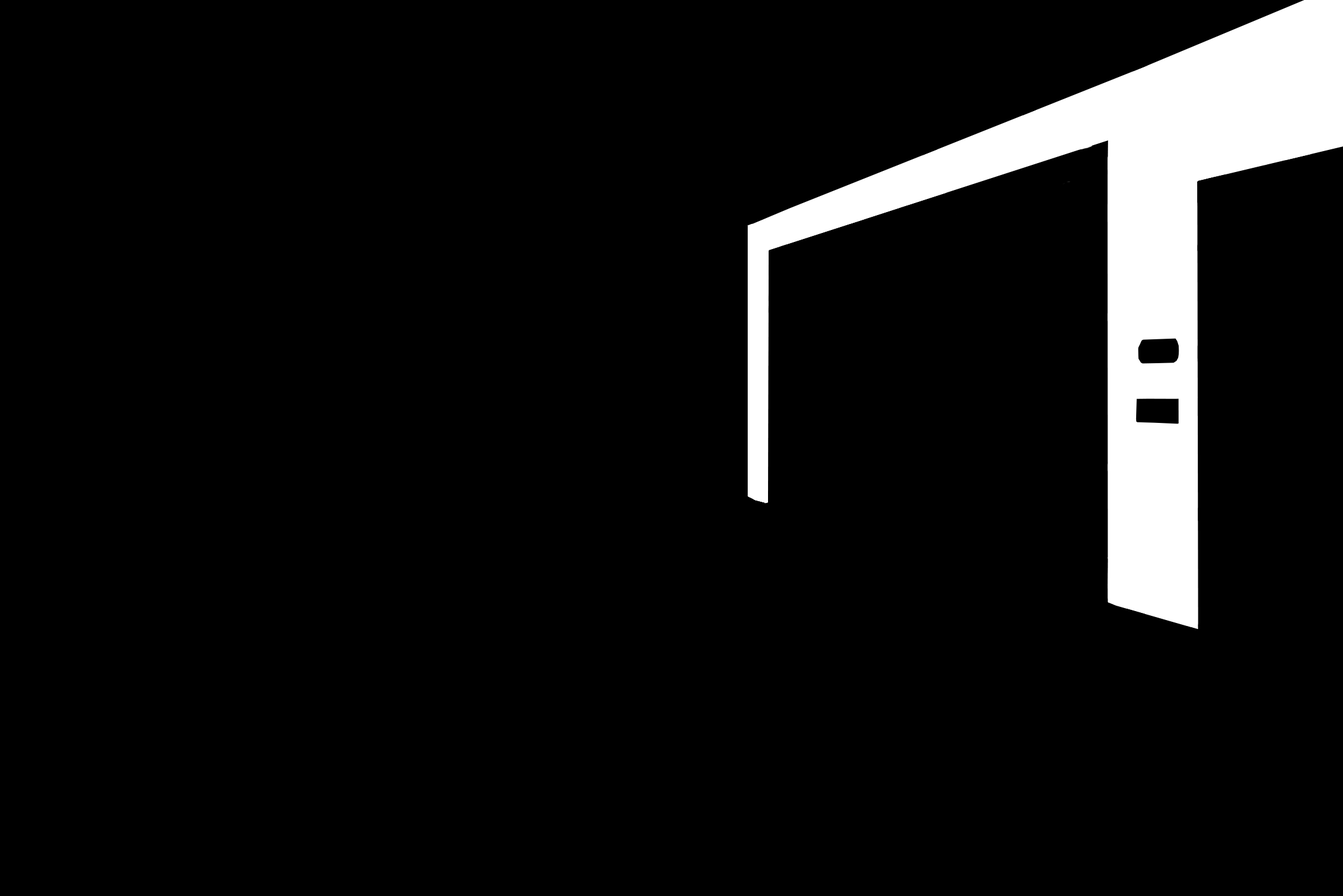
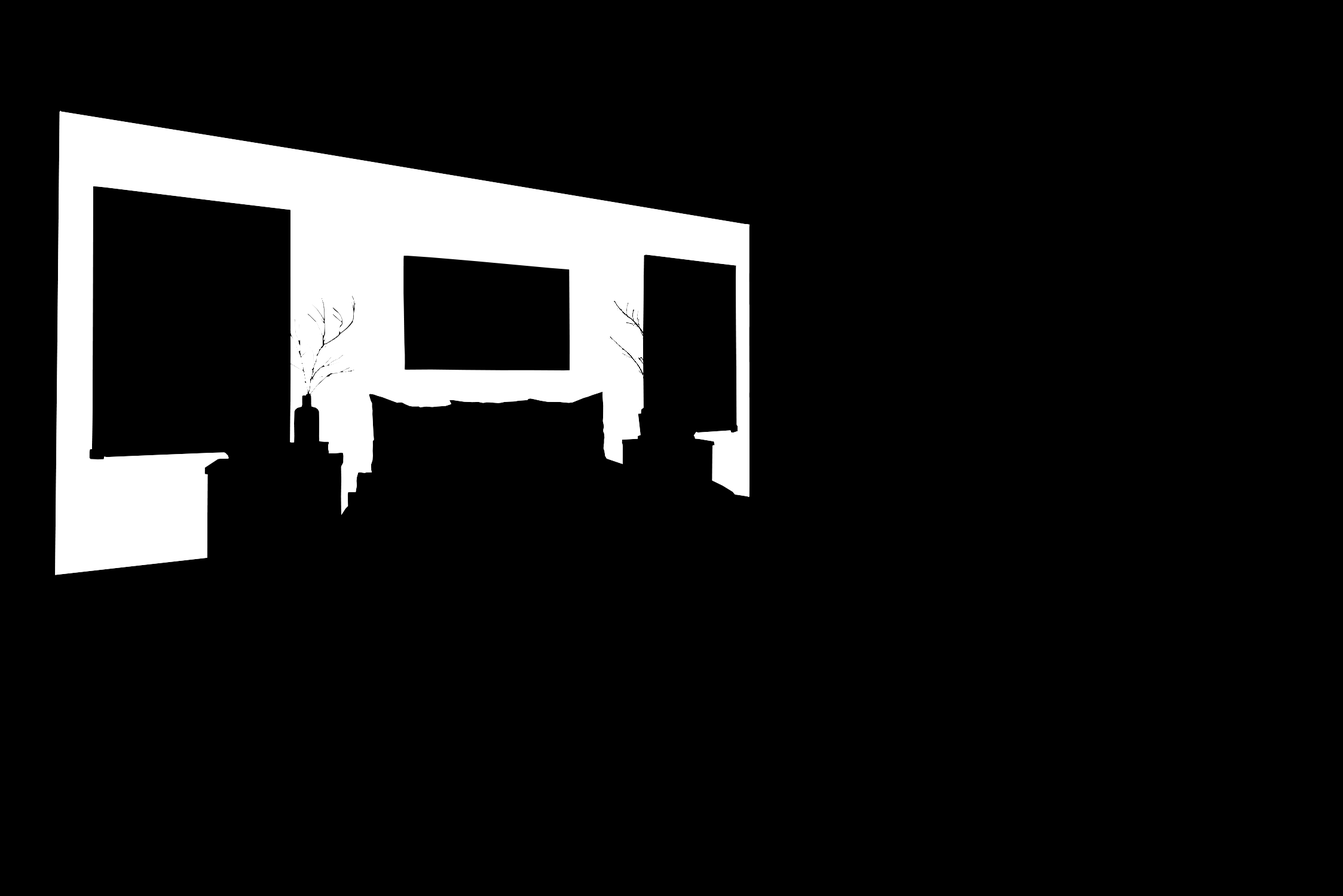
Revision of a layered 1343px x 896px image; what changed, layer by layer:
showed "mask_1", blend normal → screen, painted on it over [54, 0, 1343, 630]
hid "mask_0", painted on it over [54, 0, 1343, 630]
hid "Background" over [54, 0, 1343, 630]
